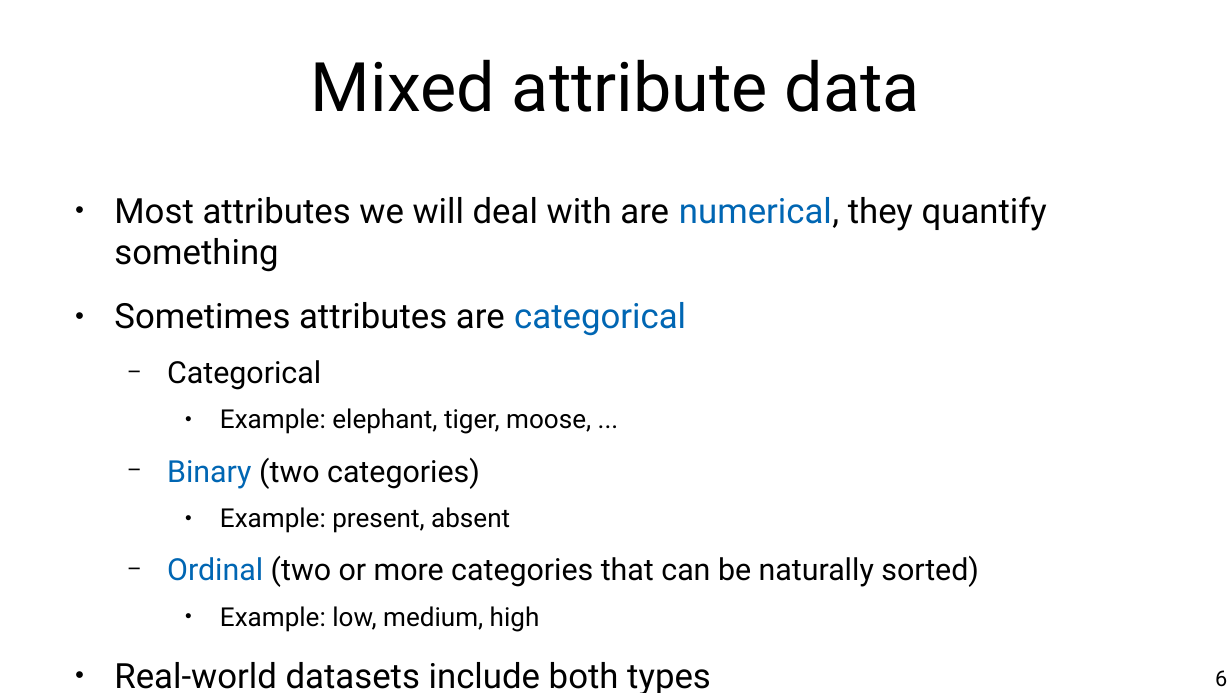
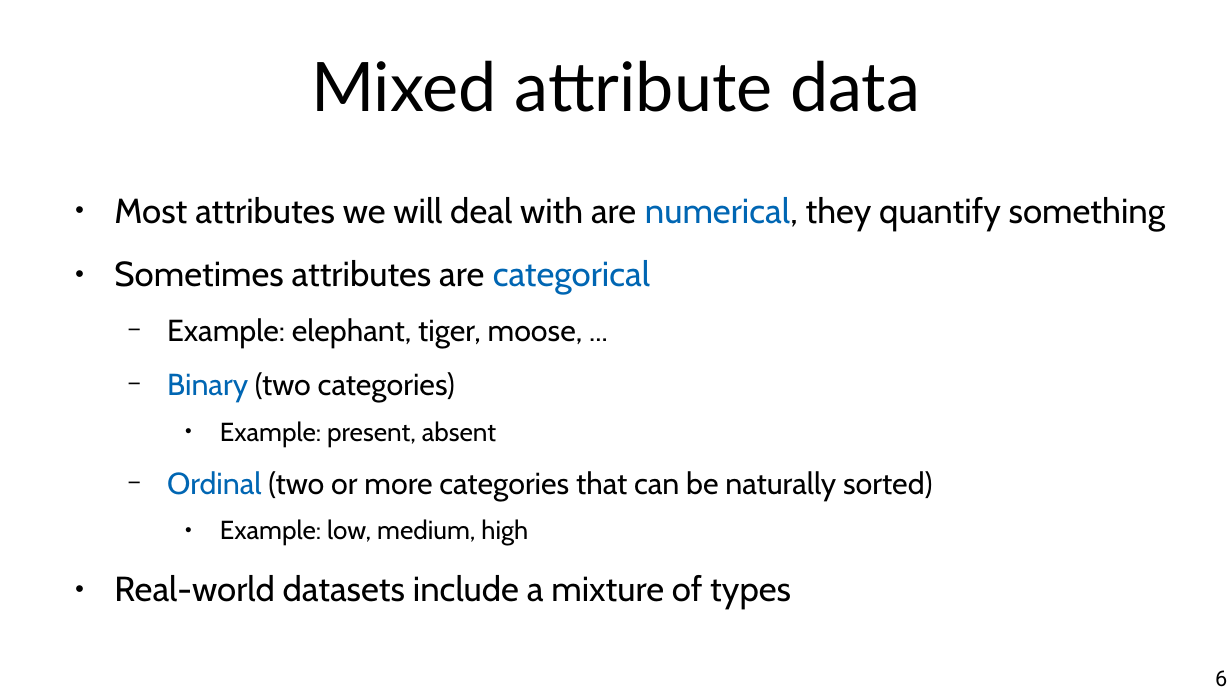
Before and after one commit to chatox/data-mining-course, a slide deck: slide 6 of theory/odp/tt02_data_methods_scenarios.odp. Drawn at 1232x693 pixels with LibreOffice and Linux fonts; fonts in the diff are those of the drawing. Boxes give left, top, right and bottom in pixels: in the first picture for what was removed or moved away, otherwise in the second. Text is boxed around its words. In the diff, an @@ line names an element or a change of style, - is before the commit and + after.

```diff
--- a/theory/odp/tt02_data_methods_scenarios.odp
+++ b/theory/odp/tt02_data_methods_scenarios.odp
@@ title "Mixed attribute data" at (311,60,920,112): font Roboto to Lato @@
@@ text at (114,197,1165,546): font Roboto to Cabin in "Most attributes we will deal with are ...", "Sometimes attributes are categorical", "Example: elephant, tiger, moose, ...", "Binary (two categories)" and 3 more places; size 16.8 to 19.6 pt in "Example: elephant, tiger, moose, ..."; bullet ● to −; list level 3 to 2 in "Example: elephant, tiger, moose, ..." @@
@@ text at (167,360,321,390): paragraph removed @@
-  − Categorical
@@ text at (114,575,791,609): text changed; font Roboto to Cabin @@
-● Real-world datasets include both types
+● Real-world datasets include a mixture of types
```
Also in this commit, not shown: 40 other slides changed, 5 slides added, 3 slides removed, 5 other files.
